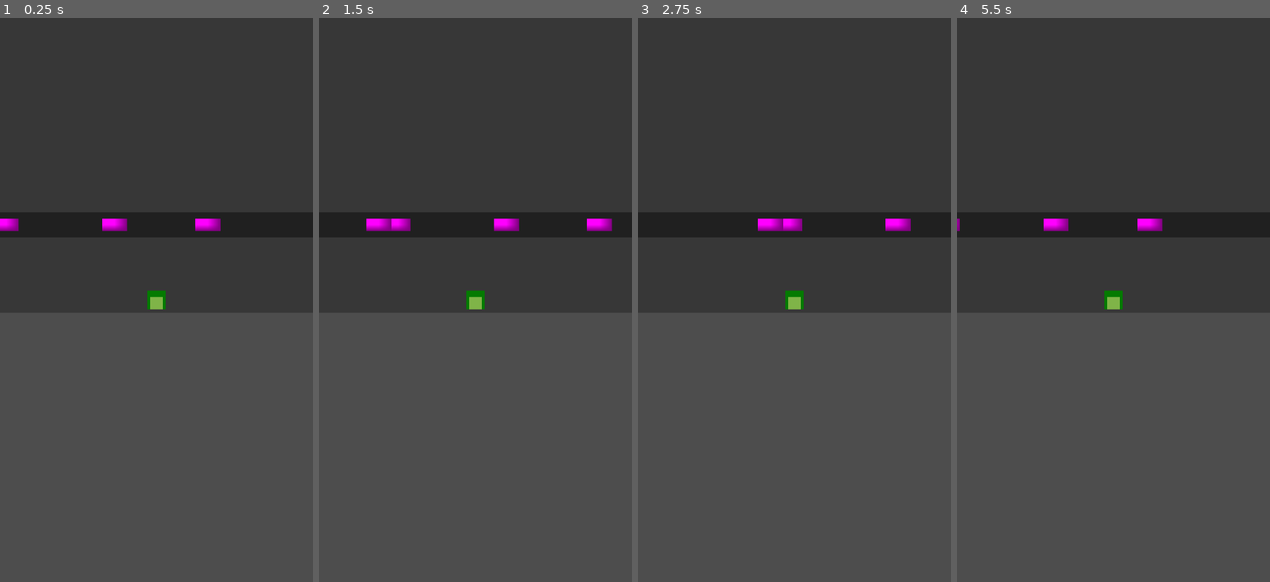
Above: before the commit, frames 1-4 (left to right).
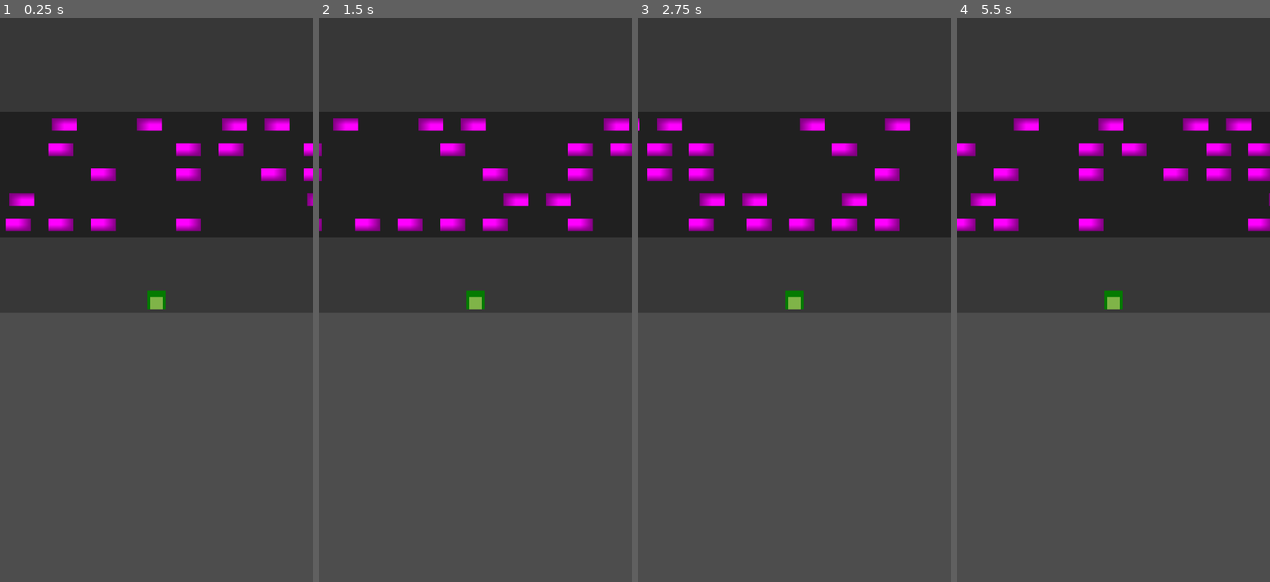
Above: after the commit, the same moments.

Repository: fredchien3/20-game-challenge
Game: Godot game, scene res://scenes/main.tscn
Two runs of this game, one before a commit and one after it. Both use one fixed random seed, a clock stepped at 60 frames per second and the inputs below.
Inputs:
- Up to frame 1 (0.25 s): no input
- Up to frame 2 (1.5 s): hold Right (move_right) 0.53-1.28 s; hold S (move_down) from 1.28 s (still down)
- Up to frame 3 (2.75 s): release S (move_down) at 2.03 s; hold Right (move_right) from 2.03 s (still down)
- Up to frame 4 (5.5 s): release Right (move_right) at 2.78 s; hold W (move_up) 2.78-3.53 s; hold A (move_left) 3.53-5.03 s; hold S (move_down) from 5.03 s (still down)

The runs differ from the first frame. In frame 1, 3.2% of the frame differs, in the area x 0-100%, y 17-38%; in frame 2, 3.2%; in frame 3, 3.3%; in frame 4, 3.8%.

Commit message:
Adjust car spawn + wrap logic, instantiate 5 lanes

Diff:
--- a/3--frogger/scenes/car.gd
+++ b/3--frogger/scenes/car.gd
@@ -3,6 +3,7 @@
 signal frog_hit(frog)
 
 const SPEED = 200.0
+const BUFFER_PX = 50
 
 # Called when the node enters the scene tree for the first time.
 func _ready() -> void:
@@ -12,9 +13,9 @@
 func _process(delta: float) -> void:
 	position.x += SPEED * delta
 
-	var background = get_tree().get_first_node_in_group("background")
-	if !Utils.in_bounds(position, background.get_rect().size):
-		position.x = 0
+	var right_bound = get_tree().get_first_node_in_group("background").get_rect().size.x
+	if position.x > right_bound + BUFFER_PX:
+		position.x = -BUFFER_PX
 
 func _on_body_entered(frog: Node2D) -> void:
 	frog_hit.emit(frog)
--- a/3--frogger/scenes/frog.tscn
+++ b/3--frogger/scenes/frog.tscn
@@ -17,6 +17,7 @@
 metadata/_edit_use_anchors_ = true
 
 [node name="ColorRect2" type="ColorRect" parent="ColorRect"]
+layout_mode = 0
 offset_left = 8.0
 offset_top = 16.0
 offset_right = 40.0
--- a/3--frogger/scenes/lane.gd
+++ b/3--frogger/scenes/lane.gd
@@ -1,15 +1,14 @@
 extends Node2D
-
-# Todo: each lane instance should have a speed, a direction, and a number of objects.
 
 @export var car_scene: PackedScene
 
-var num_cars = 4
+var num_cars = randi_range(5,8)
 
-# Spawn a bunch of cars
 func _ready() -> void:
 	for i in range(num_cars):
-		$SpawnPath/SpawnPoint.progress_ratio = randf()
+		# Pick a random point to spawn, rounded to the nearest tenth
+		# so cars don't spawn inside each other
+		$SpawnPath/SpawnPoint.progress_ratio = floor(randf() * 10) / 10
 		var car = car_scene.instantiate()
 		car.position = $SpawnPath/SpawnPoint.position
 		add_child(car)
--- a/3--frogger/scenes/main.tscn
+++ b/3--frogger/scenes/main.tscn
@@ -8,16 +8,37 @@
 
 [node name="Main" type="Node2D"]
 script = ExtResource("1_tbgi4")
+metadata/_edit_lock_ = true
 
 [node name="Map" type="Node2D" parent="."]
+metadata/_edit_lock_ = true
 
 [node name="Background" type="ColorRect" parent="Map" groups=["background"]]
 offset_right = 1024.0
 offset_bottom = 1792.0
 color = Color(0.214103, 0.214103, 0.214103, 1)
+metadata/_edit_lock_ = true
 
 [node name="Lane" parent="Map/Background" instance=ExtResource("1_0wfyh")]
 position = Vector2(0, 1536)
+car_scene = ExtResource("2_sugp2")
+
+[node name="Lane2" parent="Map/Background" instance=ExtResource("1_0wfyh")]
+position = Vector2(1024, 1536)
+rotation = 3.14159
+car_scene = ExtResource("2_sugp2")
+
+[node name="Lane5" parent="Map/Background" instance=ExtResource("1_0wfyh")]
+position = Vector2(1024, 1344)
+rotation = 3.14159
+car_scene = ExtResource("2_sugp2")
+
+[node name="Lane3" parent="Map/Background" instance=ExtResource("1_0wfyh")]
+position = Vector2(0, 1408)
+car_scene = ExtResource("2_sugp2")
+
+[node name="Lane4" parent="Map/Background" instance=ExtResource("1_0wfyh")]
+position = Vector2(0, 1344)
 car_scene = ExtResource("2_sugp2")
 
 [node name="Frog" parent="Map/Background" instance=ExtResource("1_o5qli")]
